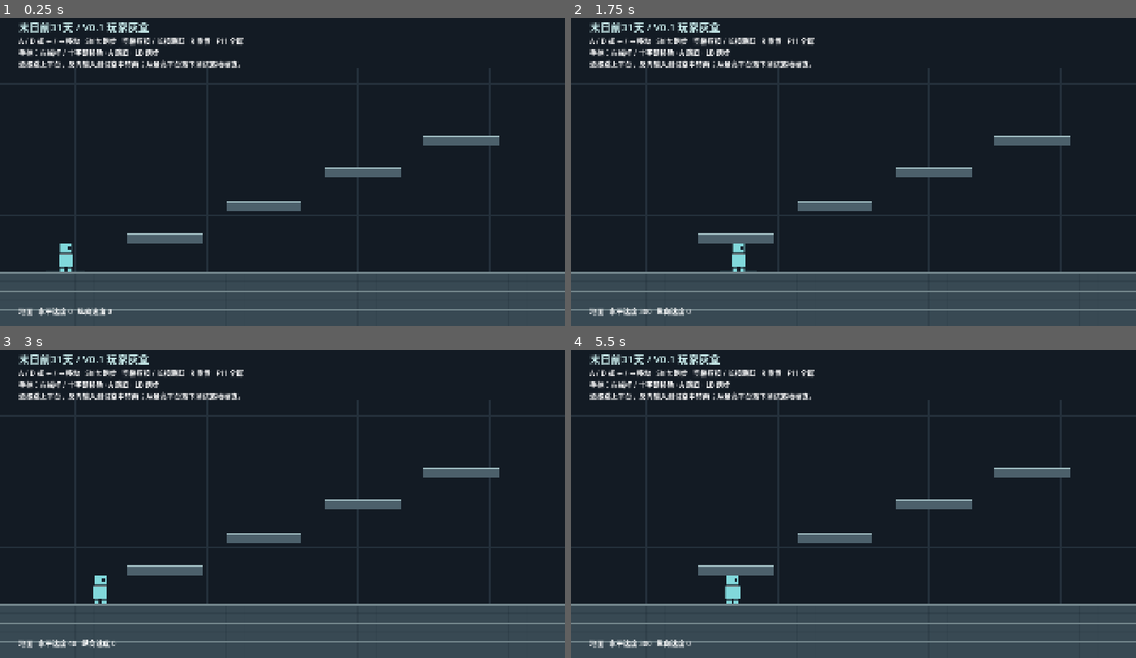
Above: before the commit, frames 1-4 (two rows, left to right).
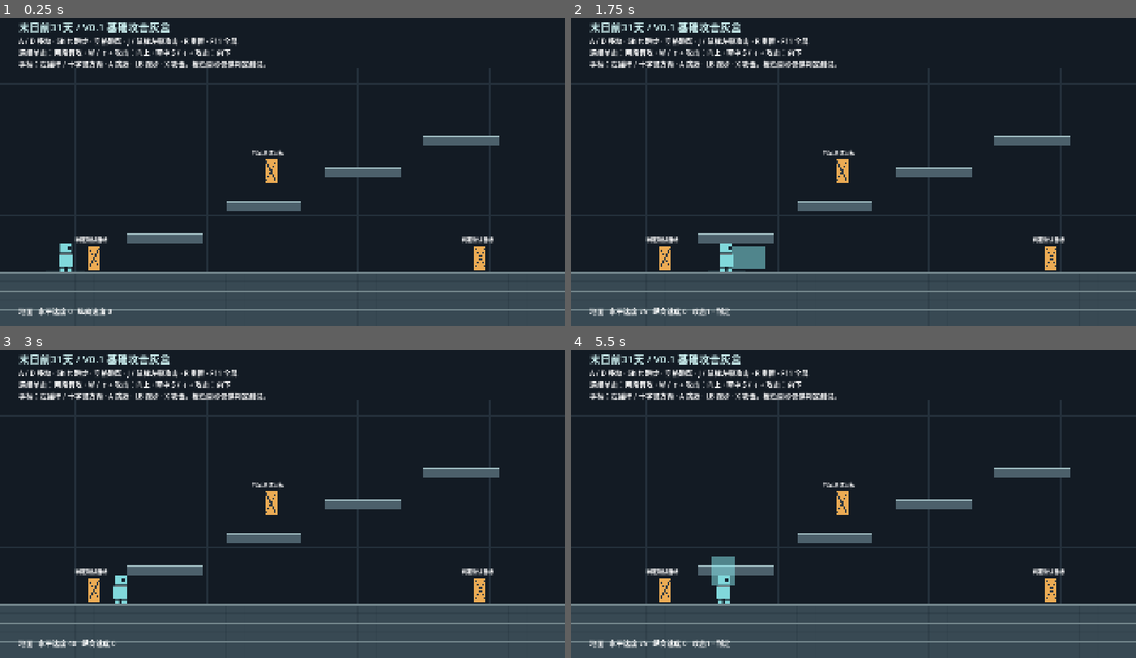
Above: after the commit, the same moments.

Repository: aiother/31DAYS-A
Game: Godot game, scene res://debug/combat_lab.tscn
The game is run twice, just before and just after one commit, with the same random seed, the same clock (stepped at 60 frames per second) and the same inputs. Before the commit the project starts from res://debug/movement_lab.tscn.
Inputs:
- Up to frame 1 (0.25 s): no input
- Up to frame 2 (1.75 s): tap Enter at 0.5 s; hold S (aim_down) 0.53-1.28 s; hold D (move_right) from 0.53 s (still down); tap Space (jump) at 0.77, 1.07, 1.52 s; tap W (aim_up) at 0.8, 1.35 s; tap J (attack) at 1.55 s
- Up to frame 3 (3 s): tap Space (jump) at 1.82 s; release D (move_right) at 2.03 s; hold A (move_left) 2.03-2.78 s; hold Shift (run) 2.03-2.78 s; tap J (attack) at 2.1 s; hold D (move_right) from 2.78 s (still down); tap Shift (run) at 2.85 s
- Up to frame 4 (5.5 s): tap Space (jump) at 3.02, 3.05, 3.32, 4.52, 4.82 s; hold Space (jump) 3.53-4.28 s; tap S (aim_down) at 3.8, 4.35 s; release D (move_right) at 4.28 s; hold A (move_left) 4.28-5.03 s; tap W (aim_up) at 4.55 s; hold D (move_right) from 5.03 s (still down); hold W (aim_up) from 5.03 s (still down); tap J (attack) at 5.3 s

The runs differ from the first frame. In frame 1, 3.0% of the frame differs, in the area x 3-88%, y 1-82%; in frame 2, 3.9%, in the area x 3-88%, y 1-97%; in frame 3, 3.3%; in frame 4, 3.8%.

Commit message:
feat: implement directional two-hit player combat with graybox targets and regression tests

Diff:
--- /dev/null
+++ b/game/data/combat/graybox_attack.tres
@@ -0,0 +1,7 @@
+[gd_resource type="Resource" script_class="AttackConfig" load_steps=2 format=3]
+
+[ext_resource type="Script" path="res://systems/combat/attack_config.gd" id="1"]
+
+[resource]
+script = ExtResource("1")
+damage = 5
--- /dev/null
+++ b/game/debug/combat_lab.tscn
@@ -0,0 +1,25 @@
+[gd_scene load_steps=3 format=3]
+
+[ext_resource type="PackedScene" path="res://debug/movement_lab.tscn" id="1"]
+[ext_resource type="PackedScene" path="res://debug/combat_target.tscn" id="2"]
+
+[node name="CombatLab" instance=ExtResource("1")]
+
+[node name="Title" parent="Instructions"]
+text = "末日前31天 / V0.1 基础攻击灰盒"
+
+[node name="Help" parent="Instructions"]
+text = "A / D 移动 · Shift 跑步 · 空格跳跃 · J / 鼠标左键攻击 · R 重置 · F11 全屏
+连续单击：两段普攻 · W / ↑ + 攻击：向上 · 空中 S / ↓ + 攻击：向下
+手柄：左摇杆 / 十字键方向 · A 跳跃 · LB 跑步 · X 攻击。橙色目标仅供判定测试。"
+
+[node name="Targets" type="Node2D" parent="."]
+
+[node name="GroundTarget" parent="Targets" instance=ExtResource("2")]
+position = Vector2(320, 848)
+
+[node name="UpperTarget" parent="Targets" instance=ExtResource("2")]
+position = Vector2(920, 552)
+
+[node name="DownTarget" parent="Targets" instance=ExtResource("2")]
+position = Vector2(1632, 848)
--- /dev/null
+++ b/game/debug/combat_target.gd
@@ -0,0 +1,29 @@
+extends CombatHurtbox
+## Developer fixture, not an enemy: no AI, HP, death, drops or persistent state.
+var hit_count: int = 0
+var damage_total: int = 0
+var last_impulse: Vector2 = Vector2.ZERO
+var _flash: float = 0.0
+@onready var counter: Label = $Counter
+
+func _ready() -> void:
+	hit_received.connect(_on_hit)
+
+func _on_hit(damage: int, impulse: Vector2, _source: Node2D, _attack_id: int) -> void:
+	hit_count += 1
+	damage_total += damage
+	last_impulse = impulse
+	_flash = 1.0
+	counter.text = "命中 %d / 伤害 %d" % [hit_count, damage_total]
+
+func _process(delta: float) -> void:
+	_flash = maxf(0.0, _flash - delta * 4.0)
+	queue_redraw()
+
+func _draw() -> void:
+	var color: Color = Color(0.92, 0.67, 0.33).lerp(Color.WHITE, _flash)
+	draw_rect(Rect2(-20, -40, 40, 80), color)
+	draw_line(Vector2(-16, -32), Vector2(16, 32), Color(0.18, 0.22, 0.25), 3)
+	draw_line(Vector2(16, -32), Vector2(-16, 32), Color(0.18, 0.22, 0.25), 3)
+	if _flash > 0.0 and last_impulse.length() > 0.0:
+		draw_line(Vector2.ZERO, last_impulse.normalized() * 65.0, Color.WHITE, 4)
--- /dev/null
+++ b/game/debug/combat_target.tscn
@@ -0,0 +1,21 @@
+[gd_scene load_steps=3 format=3]
+
+[ext_resource type="Script" path="res://debug/combat_target.gd" id="1"]
+
+[sub_resource type="RectangleShape2D" id="Shape"]
+size = Vector2(40, 80)
+
+[node name="CombatTarget" type="Area2D"]
+collision_layer = 16
+collision_mask = 0
+monitoring = false
+script = ExtResource("1")
+
+[node name="CollisionShape2D" type="CollisionShape2D" parent="."]
+shape = SubResource("Shape")
+
+[node name="Counter" type="Label" parent="."]
+offset_left = -64.0
+offset_top = -76.0
+theme_override_font_sizes/font_size = 18
+text = "判定测试目标"
--- a/game/debug/movement_lab.gd
+++ b/game/debug/movement_lab.gd
@@ -13,6 +13,9 @@
 func _process(_delta: float) -> void:
 	var state: String = "落地硬直" if player.landing_lock_remaining > 0.0 else ("地面" if player.is_on_floor() else "空中")
 	status.text = "%s   水平速度 %.0f   纵向速度 %.0f" % [state, player.velocity.x, player.velocity.y]
+	if player.combat.is_attacking():
+		var phases: PackedStringArray = PackedStringArray(["待机", "前摇", "判定", "后摇"])
+		status.text += "   攻击%d · %s" % [player.combat.combo_step, phases[player.combat.phase]]
 	if Input.is_action_just_pressed("debug_reset"):
 		get_tree().reload_current_scene()
 	if Input.is_action_just_pressed("toggle_fullscreen"):
--- a/game/player/placeholder_visual.gd
+++ b/game/player/placeholder_visual.gd
@@ -2,12 +2,37 @@
 ## Replace only this visual subtree when integrating Spine.
 @onready var player: PlayerController = get_parent() as PlayerController
 @onready var sprite: Sprite2D = $PlaceholderSprite
+@onready var combat: PlayerCombat = get_parent().get_node("GameplayRoot/Combat") as PlayerCombat
+var _hit_sound: AudioStreamPlayer
 var _feedback: Tween
 var _pulse: float = 0.0
 
 func _ready() -> void:
 	player.landed.connect(_on_landed)
 	player.facing_changed.connect(_on_facing_changed)
+	_hit_sound = AudioStreamPlayer.new()
+	_hit_sound.stream = _make_hit_sound()
+	_hit_sound.volume_db = -16.0
+	add_child(_hit_sound)
+	combat.hit_confirmed.connect(_on_hit_confirmed)
+
+func _make_hit_sound() -> AudioStreamWAV:
+	var stream: AudioStreamWAV = AudioStreamWAV.new()
+	stream.format = AudioStreamWAV.FORMAT_16_BITS
+	stream.mix_rate = 22050
+	var samples: int = 1764
+	var bytes: PackedByteArray = PackedByteArray()
+	bytes.resize(samples * 2)
+	for i: int in range(samples):
+		var t: float = float(i) / float(stream.mix_rate)
+		var envelope: float = (1.0 - float(i) / float(samples)) * minf(float(i) / 32.0, 1.0)
+		var value: int = int(sin(TAU * (700.0 * t - 2200.0 * t * t)) * envelope * 16000.0)
+		bytes.encode_s16(i * 2, value)
+	stream.data = bytes
+	return stream
+
+func _on_hit_confirmed(_target: CombatHurtbox, _damage: int, _impulse: Vector2) -> void:
+	_hit_sound.play()
 
 func _process(delta: float) -> void:
 	_pulse = maxf(0.0, _pulse - delta * 2.8)
@@ -25,5 +50,14 @@
 	_feedback.tween_property(sprite, "scale", Vector2.ONE, player.movement.hard_landing_duration if hard else 0.12)
 
 func _draw() -> void:
+	if combat != null and combat.is_attacking():
+		var shape: RectangleShape2D = combat.hit_shape.shape as RectangleShape2D
+		var rect: Rect2 = Rect2(combat.hitbox.position - shape.size * 0.5, shape.size)
+		var color: Color = Color(0.55, 0.94, 0.96) if combat.combo_step == 1 else Color(1.0, 0.72, 0.3)
+		color.a = 0.5 if combat.phase == PlayerCombat.Phase.ACTIVE else 0.15
+		if combat.phase == PlayerCombat.Phase.ACTIVE:
+			draw_rect(rect, color)
+		else:
+			draw_rect(rect, color, false, 3.0)
 	if _pulse > 0.0:
 		draw_line(Vector2(-65.0 * (1.1 - _pulse), -2.0), Vector2(65.0 * (1.1 - _pulse), -2.0), Color(0.5, 0.85, 0.9, _pulse), 4.0)
--- a/game/player/player.tscn
+++ b/game/player/player.tscn
@@ -1,9 +1,11 @@
-[gd_scene load_steps=9 format=3]
+[gd_scene load_steps=11 format=3]
 
 [ext_resource type="Script" path="res://player/player_controller.gd" id="1"]
 [ext_resource type="Resource" path="res://data/player/graybox_movement.tres" id="2"]
 [ext_resource type="Texture2D" path="res://assets/characters/player_placeholder.svg" id="3"]
 [ext_resource type="Script" path="res://player/placeholder_visual.gd" id="4"]
+[ext_resource type="Script" path="res://player/player_combat.gd" id="5"]
+[ext_resource type="Resource" path="res://data/combat/graybox_attack.tres" id="6"]
 
 [sub_resource type="CapsuleShape2D" id="Body"]
 radius = 22.0
@@ -33,7 +35,8 @@
 [node name="GameplayRoot" type="Node2D" parent="."]
 
 [node name="Combat" type="Node" parent="GameplayRoot"]
-metadata/implementation = "Reserved: T2 combat comes next"
+script = ExtResource("5")
+config = ExtResource("6")
 
 [node name="Hitbox" type="Area2D" parent="GameplayRoot"]
 position = Vector2(60, -48)
--- /dev/null
+++ b/game/player/player_combat.gd
@@ -0,0 +1,116 @@
+class_name PlayerCombat
+extends Node
+signal attack_started(direction: Vector2, combo_step: int)
+signal attack_finished
+signal hit_confirmed(target: CombatHurtbox, damage: int, impulse: Vector2)
+
+enum Phase { IDLE, WINDUP, ACTIVE, RECOVERY }
+@export var config: AttackConfig
+@onready var player: PlayerController = get_parent().get_parent() as PlayerController
+@onready var hitbox: Area2D = get_parent().get_node("Hitbox") as Area2D
+@onready var hit_shape: CollisionShape2D = hitbox.get_node("CollisionShape2D") as CollisionShape2D
+var phase: Phase = Phase.IDLE
+var direction: Vector2 = Vector2.RIGHT
+var combo_step: int = 0
+var attack_id: int = 0
+var _phase_remaining: float = 0.0
+var _combo_remaining: float = 0.0
+var _buffer_remaining: float = 0.0
+var _last_combo_step: int = 0
+var _hit_targets: Dictionary[int, bool] = {}
+var _bounced: bool = false
+
+func _ready() -> void:
+	assert(config != null, "Assign AttackConfig")
+	hit_shape.shape = hit_shape.shape.duplicate() as Shape2D
+
+func is_attacking() -> bool:
+	return phase != Phase.IDLE
+
+func reset_combo() -> void:
+	_last_combo_step = 0
+	_combo_remaining = 0.0
+	_buffer_remaining = 0.0
+
+## The physical player explicitly calls this; execution order is deterministic.
+func tick(delta: float) -> void:
+	_buffer_remaining = maxf(0.0, _buffer_remaining - delta)
+	if phase == Phase.IDLE:
+		_combo_remaining = maxf(0.0, _combo_remaining - delta)
+		if _combo_remaining == 0.0:
+			_last_combo_step = 0
+	if Input.is_action_just_pressed("attack") and player.landing_lock_remaining <= 0.0:
+		_buffer_remaining = config.input_buffer
+	if phase != Phase.IDLE:
+		_phase_remaining -= delta
+		if _phase_remaining <= 0.0:
+			_advance_phase()
+	if phase == Phase.IDLE and _buffer_remaining > 0.0:
+		_buffer_remaining = 0.0
+		if player.landing_lock_remaining <= 0.0:
+			_start_attack()
+
+func _start_attack() -> void:
+	if Input.is_action_pressed("aim_down"):
+		if player.is_on_floor():
+			return
+		direction = Vector2.DOWN
+	elif Input.is_action_pressed("aim_up"):
+		direction = Vector2.UP
+	else:
+		direction = Vector2(player.facing, 0.0)
+	combo_step = 2 if _last_combo_step == 1 else 1
+	_last_combo_step = combo_step
+	attack_id += 1
+	_hit_targets.clear()
+	_bounced = false
+	phase = Phase.WINDUP
+	_phase_remaining = config.windup
+	var shape: RectangleShape2D = hit_shape.shape as RectangleShape2D
+	shape.size = config.side_size if direction.y == 0.0 else config.vertical_size
+	hitbox.position = Vector2(direction.x * config.side_offset, -48.0 + direction.y * config.vertical_offset)
+	attack_started.emit(direction, combo_step)
+
+func _advance_phase() -> void:
+	match phase:
+		Phase.WINDUP:
+			phase = Phase.ACTIVE
+			_phase_remaining = config.active_duration
+		Phase.ACTIVE:
+			phase = Phase.RECOVERY
+			_phase_remaining = config.recovery_second if combo_step == 2 else config.recovery_first
+		Phase.RECOVERY:
+			phase = Phase.IDLE
+			_combo_remaining = config.combo_timeout
+			attack_finished.emit()
+
+## Query the Hitbox geometry after move_and_slide, only during active frames.
+## Area monitoring stays off, avoiding delayed enter/exit signals and stale hits.
+func resolve_hits() -> void:
+	if phase != Phase.ACTIVE:
+		return
+	var query: PhysicsShapeQueryParameters2D = PhysicsShapeQueryParameters2D.new()
+	query.shape = hit_shape.shape
+	query.transform = hit_shape.global_transform
+	query.collision_mask = hitbox.collision_mask
+	query.collide_with_areas = true
+	query.collide_with_bodies = false
+	var results: Array[Dictionary] = player.get_world_2d().direct_space_state.intersect_shape(query, 128)
+	for result: Dictionary in results:
+		var target: CombatHurtbox = result["collider"] as CombatHurtbox
+		if target == null or not is_instance_valid(target):
+			continue
+		var target_id: int = target.get_instance_id()
+		if _hit_targets.has(target_id):
+			continue
+		# Register before callbacks so the same swing cannot reenter a receiver.
+		_hit_targets[target_id] = true
+		var strength: float = config.second_knockback if combo_step == 2 else config.first_knockback
+		if direction == Vector2.UP:
+			strength = config.up_knockback
+		var impulse: Vector2 = direction * strength
+		if target.receive_attack(config.damage, impulse, player, attack_id):
+			hit_confirmed.emit(target, config.damage, impulse)
+			if direction == Vector2.DOWN and not _bounced:
+				_bounced = true
+				player.bounce_from_down_attack()
--- a/game/player/player_controller.gd
+++ b/game/player/player_controller.gd
@@ -5,6 +5,7 @@
 signal facing_changed(direction: float)
 
 @export var movement: MovementConfig
+@onready var combat: PlayerCombat = $GameplayRoot/Combat
 var facing: float = 1.0
 var landing_lock_remaining: float = 0.0
 var _turn_remaining: float = 0.0
@@ -34,7 +35,11 @@
 	if landing_lock_remaining > 0.0:
 		axis = 0.0
 	_update_facing(axis, delta)
+	combat.tick(delta)
 	var speed: float = movement.run_speed if Input.is_action_pressed("run") else movement.walk_speed
+	if combat.is_attacking():
+		speed *= combat.config.movement_scale
+		velocity.x = clampf(velocity.x, -speed, speed)
 	var target: float = axis * speed
 	if _turn_remaining > 0.0:
 		target = 0.0
@@ -43,7 +48,8 @@
 		acceleration = movement.ground_deceleration if is_zero_approx(target) else movement.ground_acceleration
 	velocity.x = move_toward(velocity.x, target, acceleration * delta)
 	var edge_allowed: bool = _edge_remaining > 0.0 and absf(global_position.x - _last_floor_x) <= movement.edge_grace_distance
-	if Input.is_action_just_pressed("jump") and not _jump_consumed and (grounded or edge_allowed) and landing_lock_remaining <= 0.0:
+	if Input.is_action_just_pressed("jump") and not _jump_consumed and (grounded or edge_allowed) and landing_lock_remaining <= 0.0 and not combat.is_attacking():
+		combat.reset_combo()
 		velocity.y = -movement.jump_speed
 		_hold_remaining = movement.jump_hold_duration
 		_jump_consumed = true
@@ -70,6 +76,14 @@
 		landing_lock_remaining = movement.hard_landing_duration if hard else 0.0
 		_was_descending = false
 		landed.emit(impact_speed, hard)
+	combat.resolve_hits()
+
+func bounce_from_down_attack() -> void:
+	# Same release speed as a tap jump; never hold-extend this hit bounce.
+	velocity.y = -movement.jump_release_speed
+	_hold_remaining = 0.0
+	_jump_consumed = true
+	_edge_remaining = 0.0
 
 func _update_facing(axis: float, delta: float) -> void:
 	var desired: float = signf(axis)
--- a/game/project.godot
+++ b/game/project.godot
@@ -3,7 +3,7 @@
 
 [application]
 config/name="末日前31天 · V0.1 玩家灰盒"
-run/main_scene="res://debug/movement_lab.tscn"
+run/main_scene="res://debug/combat_lab.tscn"
 config/features=PackedStringArray("4.7", "GL Compatibility")
 config/icon="res://assets/characters/player_placeholder.svg"
 
--- /dev/null
+++ b/game/systems/combat/attack_config.gd
@@ -0,0 +1,18 @@
+class_name AttackConfig
+extends Resource
+## T3 damage is frozen. Timing, reach and knockback are graybox tuning values.
+@export var damage: int = 5
+@export var windup: float = 0.08
+@export var active_duration: float = 0.10
+@export var recovery_first: float = 0.14
+@export var recovery_second: float = 0.28
+@export var combo_timeout: float = 0.40
+@export var input_buffer: float = 0.18
+@export var movement_scale: float = 0.25
+@export var first_knockback: float = 140.0
+@export var second_knockback: float = 230.0
+@export var up_knockback: float = 280.0
+@export var side_size: Vector2 = Vector2(112, 72)
+@export var vertical_size: Vector2 = Vector2(80, 100)
+@export var side_offset: float = 76.0
+@export var vertical_offset: float = 64.0
--- /dev/null
+++ b/game/systems/combat/combat_hurtbox.gd
@@ -0,0 +1,11 @@
+class_name CombatHurtbox
+extends Area2D
+## A health/AI component can subscribe later; this receiver owns no HP or rewards.
+signal hit_received(damage: int, impulse: Vector2, source: Node2D, attack_id: int)
+@export var accepts_hits: bool = true
+
+func receive_attack(damage: int, impulse: Vector2, source: Node2D, attack_id: int) -> bool:
+	if not accepts_hits:
+		return false
+	hit_received.emit(damage, impulse, source, attack_id)
+	return true
--- /dev/null
+++ b/game/tests/test_combat.gd
@@ -0,0 +1,176 @@
+extends SceneTree
+var _checks: int = 0
+var _failures: int = 0
+var _world: Node2D
+var _player: PlayerController
+var _combat: PlayerCombat
+var _targets: Array[CombatHurtbox] = []
+
+func _initialize() -> void:
+	_run.call_deferred()
+
+func _check(ok: bool, message: String) -> void:
+	_checks += 1
+	if not ok:
+		_failures += 1
+		push_error("FAIL: " + message)
+	else:
+		print("PASS: " + message)
+
+func _ticks(count: int) -> void:
+	for i: int in range(count):
+		await physics_frame
+		await process_frame
+
+func _release() -> void:
+	for action: StringName in InputMap.get_actions():
+		Input.action_release(action)
+
+func _finish_attack() -> int:
+	var ticks: int = 0
+	while _combat.is_attacking() and ticks < 80:
+		await _ticks(1)
+		ticks += 1
+	_check(not _combat.is_attacking(), "attack finishes within bounded duration")
+	return ticks
+
+func _reset(position: Vector2 = Vector2(224, 880)) -> void:
+	_release()
+	await _finish_attack()
+	for target: CombatHurtbox in _targets:
+		target.queue_free()
+	_targets.clear()
+	_combat.reset_combo()
+	_player.global_position = position
+	_player.velocity = Vector2.ZERO
+	_player.facing = 1.0
+	_player.landing_lock_remaining = 0.0
+	await _ticks(8)
+
+func _target(position: Vector2) -> CombatHurtbox:
+	var packed: PackedScene = load("res://debug/combat_target.tscn") as PackedScene
+	var target: CombatHurtbox = packed.instantiate() as CombatHurtbox
+	_world.add_child(target)
+	target.global_position = position
+	_targets.append(target)
+	return target
+
+func _press() -> void:
+	Input.action_press("attack")
+	await _ticks(1)
+	Input.action_release("attack")
+
+func _run() -> void:
+	var packed: PackedScene = load("res://debug/movement_lab.tscn") as PackedScene
+	_world = packed.instantiate() as Node2D
+	root.add_child(_world)
+	_player = _world.get_node("Player") as PlayerController
+	_combat = _player.combat
+	await _ticks(12)
+	var target: CombatHurtbox = _target(Vector2(320, 848))
+	await _ticks(2)
+	await _press()
+	_check(_combat.combo_step == 1 and _combat.phase == PlayerCombat.Phase.WINDUP, "first click starts first attack with windup")
+	await _ticks(3)
+	_check(int(target.get("hit_count")) == 0, "windup cannot deal damage")
+	await _ticks(6)
+	_check(int(target.get("hit_count")) == 1 and int(target.get("damage_total")) == 5, "active hit deals frozen 5 damage")
+	await _ticks(2)
+	_check(int(target.get("hit_count")) == 1, "same target hit only once over multiple active frames")
+	var first_impulse: Vector2 = target.get("last_impulse")
+	await _finish_attack()
+	await _press()
+	_check(_combat.combo_step == 2, "consecutive click starts second combo attack")
+	await _ticks(8)
+	var second_impulse: Vector2 = target.get("last_impulse")
+	_check(second_impulse.length() > first_impulse.length(), "second attack has stronger knockback")
+	_check(int(target.get("damage_total")) == 10, "second attack still deals 5 damage")
+	_check(_combat.config.recovery_second > _combat.config.recovery_first, "second attack recovery longer than first")
+	await _finish_attack()
+	await _press()
+	_check(_combat.combo_step == 1, "combo cycles back to first attack")
+	await _finish_attack()
+	await _ticks(30)
+	await _press()
+	_check(_combat.combo_step == 1, "long pause resets combo")
+	await _reset()
+	target = _target(Vector2(320, 848))
+	await _ticks(2)
+	Input.action_press("attack")
+	await _ticks(60)
+	_check(int(target.get("hit_count")) == 1, "holding attack does not auto-repeat")
+	await _reset()
+	var first: CombatHurtbox = _target(Vector2(320, 848))
+	var second: CombatHurtbox = _target(Vector2(336, 848))
+	var distant: CombatHurtbox = _target(Vector2(1000, 848))
+	await _ticks(2)
+	await _press()
+	await _finish_attack()
+	_check(int(first.get("hit_count")) == 1 and int(second.get("hit_count")) == 1, "one swing hits multiple targets once each")
+	_check(int(distant.get("hit_count")) == 0, "out of reach target receives no damage")
+	await _reset()
+	first = _target(Vector2(320, 848))
+	second = _target(Vector2(128, 848))
+	await _ticks(2)
+	await _press()
+	Input.action_press("move_left")
+	await _ticks(10)
+	_check(_player.facing == -1.0 and _combat.direction == Vector2.RIGHT, "turning does not change active attack direction")
+	_check(int(first.get("hit_count")) == 1 and int(second.get("hit_count")) == 0, "locked swing cannot hit behind player")
+	await _reset()
+	Input.action_press("run")
+	Input.action_press("move_right")
+	await _ticks(12)
+	await _press()
+	_check(absf(_player.velocity.x) <= _player.movement.run_speed * _combat.config.movement_scale + 0.1, "attack immediately reduces running speed")
+	var x: float = _player.global_position.x
+	Input.action_press("jump")
+	await _ticks(4)
+	_check(_player.is_on_floor() and _player.global_position.x > x, "attack permits slow movement but blocks jump cancel")
+	await _reset()
+	Input.action_press("aim_down")
+	await _press()
+	_check(not _combat.is_attacking(), "grounded down attack rejected")
+	await _reset()
+	target = _target(Vector2(224, 760))
+	await _ticks(2)
+	Input.action_press("aim_up")
+	await _press()
+	await _ticks(8)
+	_check(_combat.direction == Vector2.UP and int(target.get("damage_total")) == 5, "up attack hits overhead target for 5")
+	var up_impulse: Vector2 = target.get("last_impulse")
+	_check(up_impulse.y < -first_impulse.length(), "up attack has stronger upward knockback")
+	await _reset(Vector2(224, 500))
+	Input.action_press("aim_down")
+	var previous_velocity: float = _player.velocity.y
+	await _press()
+	_check(_combat.direction == Vector2.DOWN and _player.velocity.y > previous_velocity, "missed down attack leaves gravity unchanged")
+	await _finish_attack()
+	await _reset(Vector2(224, 500))
+	target = _target(Vector2(224, _player.global_position.y + 100))
+	await _ticks(2)
+	Input.action_press("aim_down")
+	await _press()
+	var bounced: bool = false
+	for i: int in range(14):
+		await _ticks(1)
+		if _player.velocity.y < 0.0:
+			bounced = true
+	_check(int(target.get("damage_total")) == 5 and bounced, "down hit deals 5 and bounces once")
+	_check(int(target.get("hit_count")) == 1, "down hit cannot repeatedly bounce on same target")
+	await _reset()
+	_player.landing_lock_remaining = 0.44
+	await _press()
+	_check(not _combat.is_attacking(), "hard landing lock blocks new attack")
+	await _reset()
+	await _press()
+	await _ticks(10)
+	await _press()
+	await _ticks(13)
+	_check(_combat.attack_id > 0 and _combat.combo_step == 2, "late click buffers next combo during recovery")
+	_release()
+	await _finish_attack()
+	_world.queue_free()
+	await process_frame
+	print("COMBAT_TESTS checks=%d failures=%d" % [_checks, _failures])
+	quit(1 if _failures > 0 else 0)
Not shown, added: game/debug/combat_target.gd.uid
Not shown, added: game/player/player_combat.gd.uid
Not shown, added: game/systems/combat/attack_config.gd.uid
Not shown, added: game/systems/combat/combat_hurtbox.gd.uid
Not shown, added: game/tests/test_combat.gd.uid
